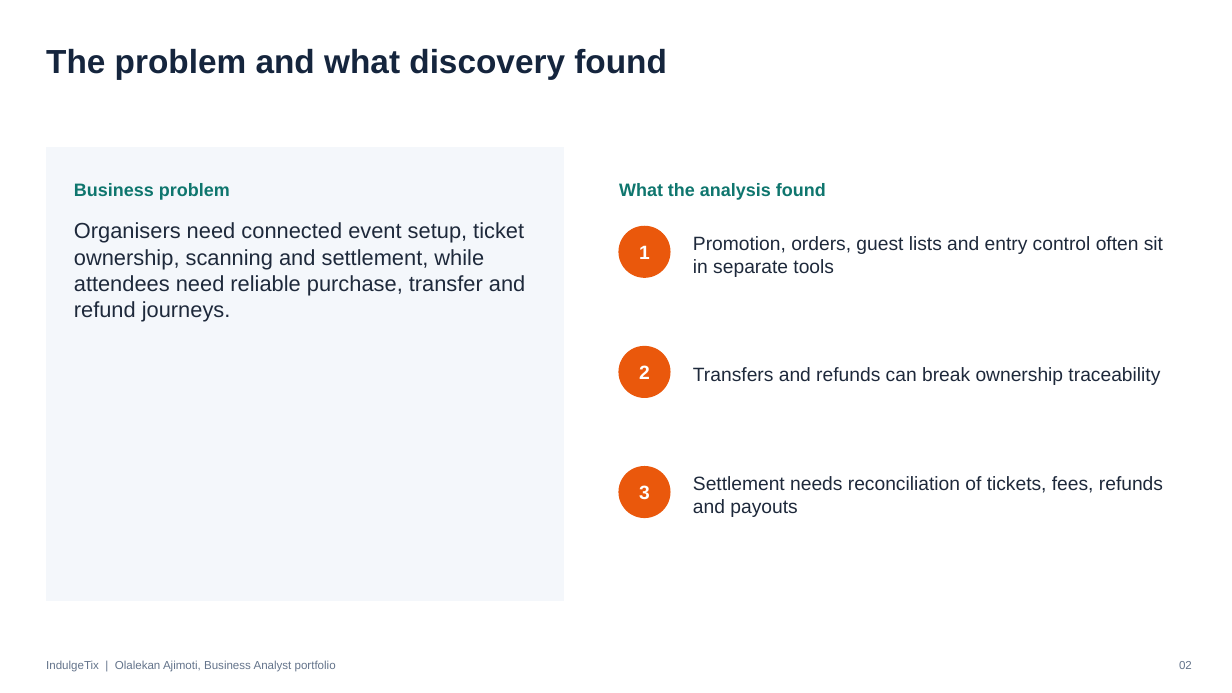
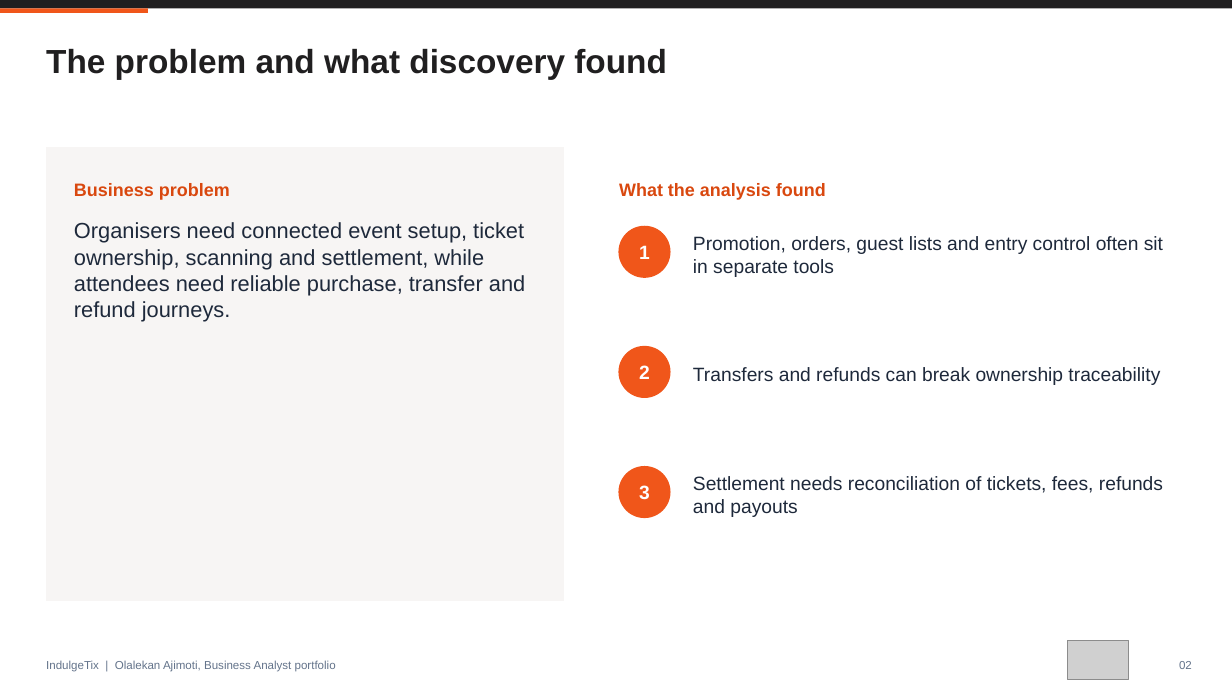
Before and after one commit to olalekanajimoti/business-analyst-portfolio, a slide deck: slide 2 of 02-product-case-studies/indulgetix-ticketing-platform/Deck/Executive_Deck.pptx. Drawn at 1232x693 pixels with LibreOffice and Linux fonts; fonts in the diff are those of the drawing; grey boxes stand for pictures. Boxes give left, top, right and bottom in pixels: in the first picture for what was removed or moved away, otherwise in the second. Text is boxed around its words. In the diff, an @@ line names an element or a change of style, - is before the commit and + after.

```diff
--- a/02-product-case-studies/indulgetix-ticketing-platform/Deck/Executive_Deck.pptx
+++ b/02-product-case-studies/indulgetix-ticketing-platform/Deck/Executive_Deck.pptx
@@ rectangle added at (0, 0, 1232, 8), fill #201F20 @@
@@ rectangle added at (0, 8, 148, 13), fill #F0561A @@
@@ text "The problem and what discovery ..." at (46, 49, 667, 79): text colour #15253D to #201F20 @@
@@ rectangle at (46, 148, 564, 601): fill #F4F7FB to #F7F5F4; outline #F4F7FB 1 pt to #F7F5F4 1 pt @@
@@ text "Business problem" at (74, 183, 230, 200): text colour #0F766E to #D9480F @@
@@ text "What the analysis found" at (619, 183, 826, 200): text colour #0F766E to #D9480F @@
@@ picture added at (1067, 640, 1128, 679) @@
```
Also in this commit, not shown: 7 other slides changed, 1 other file.
